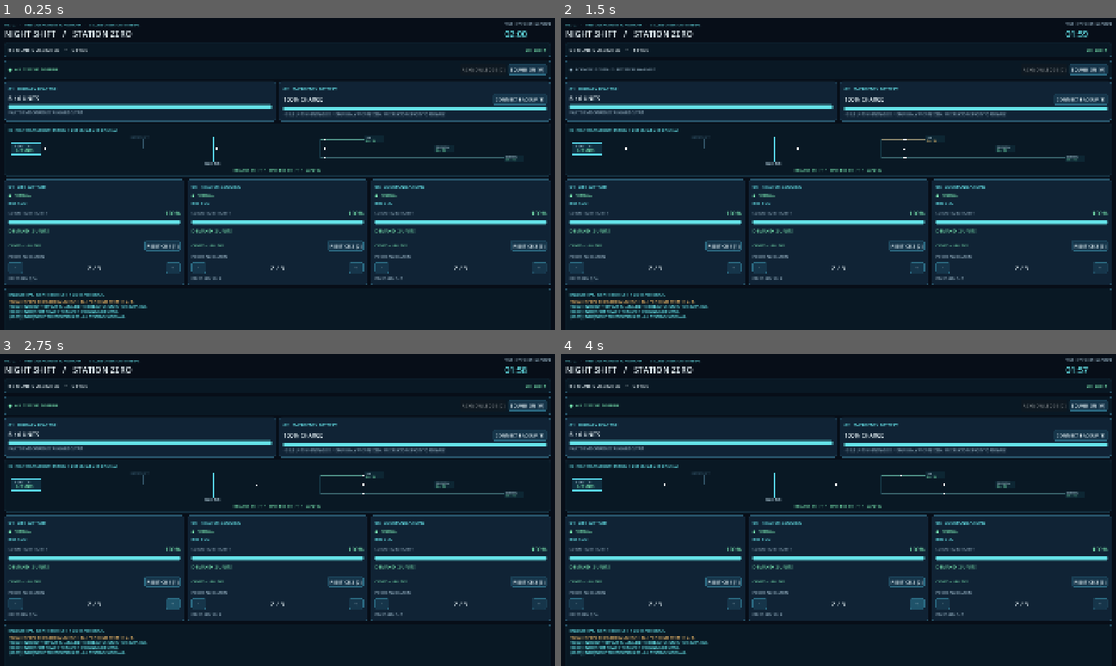
Above: before the commit, frames 1-4 (two rows, left to right).
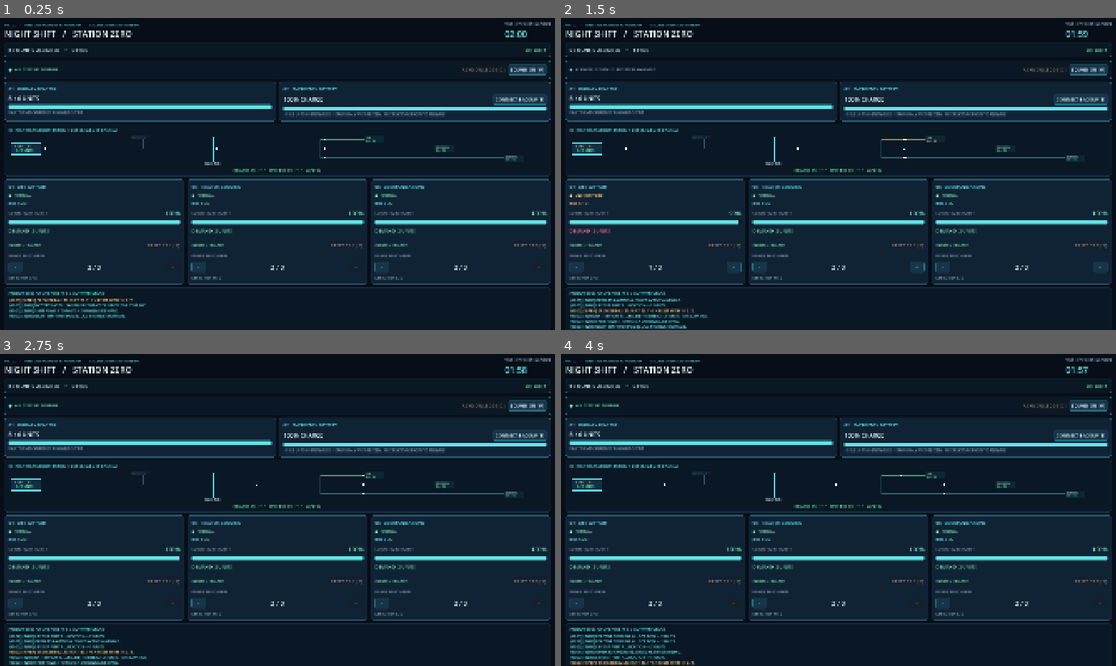
Above: after the commit, the same moments.

Repository: JIGSAW-HJH/GameDev
Game: Godot game, scene res://scenes/main.tscn
Same seed, same stepped clock (60 frames per second), same inputs: the game is played once before the commit and once after it.
Inputs:
- Up to frame 1 (0.25 s): no input
- Up to frame 2 (1.5 s): click "−" at 0.5 s; click "ACKNOWLEDGE [C]" at 1.25 s
- Up to frame 3 (2.75 s): click "+" at 2 s
- Up to frame 4 (4 s): click "−" at 2.75 s; click "+" at 3.5 s

The runs differ from the first frame. In frame 1, 3.1% of the frame differs, in the area x 0-100%, y 71-97%; in frame 2, 3.7%; in frame 3, 3.7%, in the area x 0-100%, y 64-100%; in frame 4, 3.6%.
Error before the commit: Parse Error: Too many arguments for "minf()" call. Expected at most 2 but received 3. (res://scripts/station_audio.gd:89)

Commit message:
Fix two-argument minf call in procedural sound envelope

Diff:
--- a/NightShift-StationZero/scripts/station_audio.gd
+++ b/NightShift-StationZero/scripts/station_audio.gd
@@ -86,7 +86,7 @@
             wave = 0.75 * sin(phase) + 0.25 * sin(phase * 2.0)
         var edge := 1.0
         if shape != "hum":
-            edge = minf(1.0, t / 0.008, (seconds - t) / 0.025)
+            edge = minf(1.0, minf(t / 0.008, (seconds - t) / 0.025))
         var value := int(clampf(wave * amplitude * edge, -1.0, 1.0) * 32767.0)
         if value < 0:
             value += 65536
